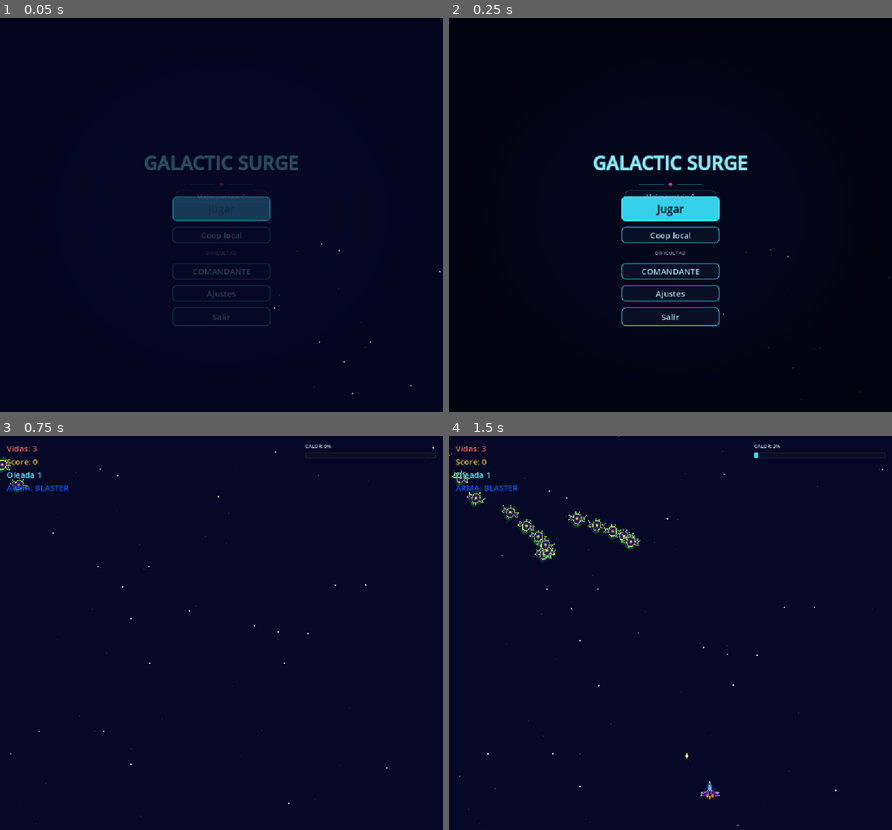
Above: before the commit, frames 1-4 (two rows, left to right).
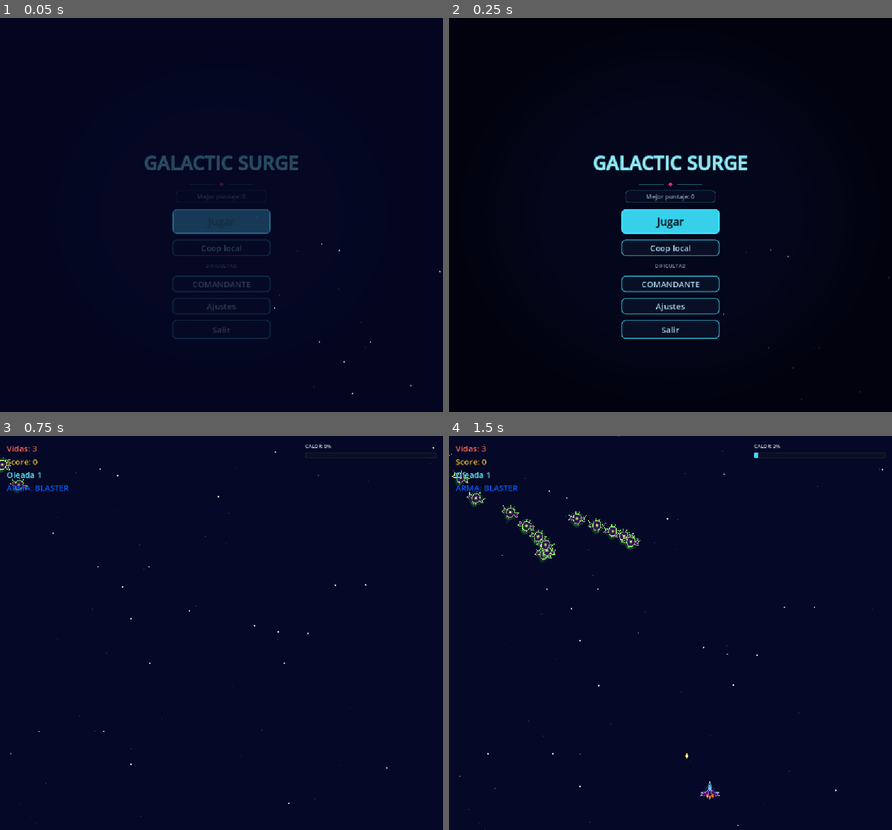
Above: after the commit, the same moments.

Repository: Frank-0511/galactic-surge
Game: Godot game, scene res://scenes/main/main.tscn
The game is run twice, just before and just after one commit, with the same random seed, the same clock (stepped at 60 frames per second) and the same inputs.
Inputs (mouse positions are in pixels of both pictures, inside the frame that each line leads up to):
- Up to frame 1 (0.05 s): no input
- Up to frame 2 (0.25 s): no input
- Up to frame 3 (0.75 s): click "Jugar" at 0.5 s
- Up to frame 4 (1.5 s): tap Enter at 1.25 s; move the mouse to (767, 613) at 1.27 s; hold Right (move_right) from 1.28 s (still down); tap Space (shoot) at 1.35 s; click (767, 613) at 1.42 s

The runs differ from the first frame. In frame 1, 2.5% of the frame differs, in the area x 38-62%, y 45-82%; in frame 2, 3.4%; in frame 3, nothing differs; in frame 4, nothing differs.

Commit message:
fix(etapa-20): el menú crece hacia abajo y no tapa Mejor puntaje

Diff:
--- a/scenes/ui/main_menu.tscn
+++ b/scenes/ui/main_menu.tscn
@@ -131,9 +131,9 @@
 offset_left = -120.0
 offset_top = -14.0
 offset_right = 120.0
-offset_bottom = 240.0
+offset_bottom = 340.0
 grow_horizontal = 2
-grow_vertical = 2
+grow_vertical = 1
 
 [node name="PlayButton" type="Button" parent="Control/Menu"]
 custom_minimum_size = Vector2(0, 60)
--- a/tests/etapa_20_contract_test.gd
+++ b/tests/etapa_20_contract_test.gd
@@ -21,6 +21,7 @@
 	_check_second_ship_lives()
 	_check_hud_lives_p2()
 	_check_coop_menu_button()
+	_check_menu_does_not_cover_high_score()
 
 	if _failures == 0:
 		print("ETAPA 20 CONTRACT TESTS: ALL PASSED")
@@ -122,6 +123,18 @@
 
 
 # ---------------------------------------------------------------------------
+# 7. Menú principal: el menú no tapa "Mejor puntaje" (crece solo hacia abajo y su alto cubre el contenido)
+# ---------------------------------------------------------------------------
+func _check_menu_does_not_cover_high_score() -> void:
+	var menu: Node = (load("res://scenes/ui/main_menu.tscn") as PackedScene).instantiate()
+	var box: Control = menu.get_node("Control/Menu") as Control
+	_expect(box.grow_vertical == Control.GROW_DIRECTION_END, "Contrato 7a: el menú crece solo hacia abajo (no tapa el puntaje)")
+	var height: float = box.offset_bottom - box.offset_top
+	_expect(height >= box.get_combined_minimum_size().y, "Contrato 7b: el alto del menú cubre su contenido mínimo")
+	menu.free()
+
+
+# ---------------------------------------------------------------------------
 # 2. J2 uses its own action names
 # ---------------------------------------------------------------------------
 func _check_player_two_uses_own_actions() -> void:
